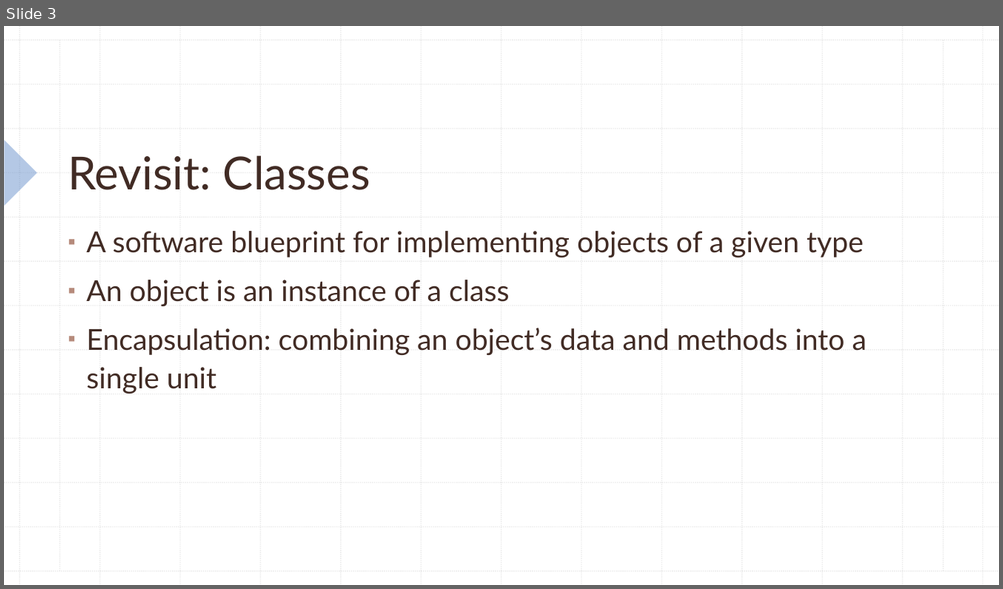
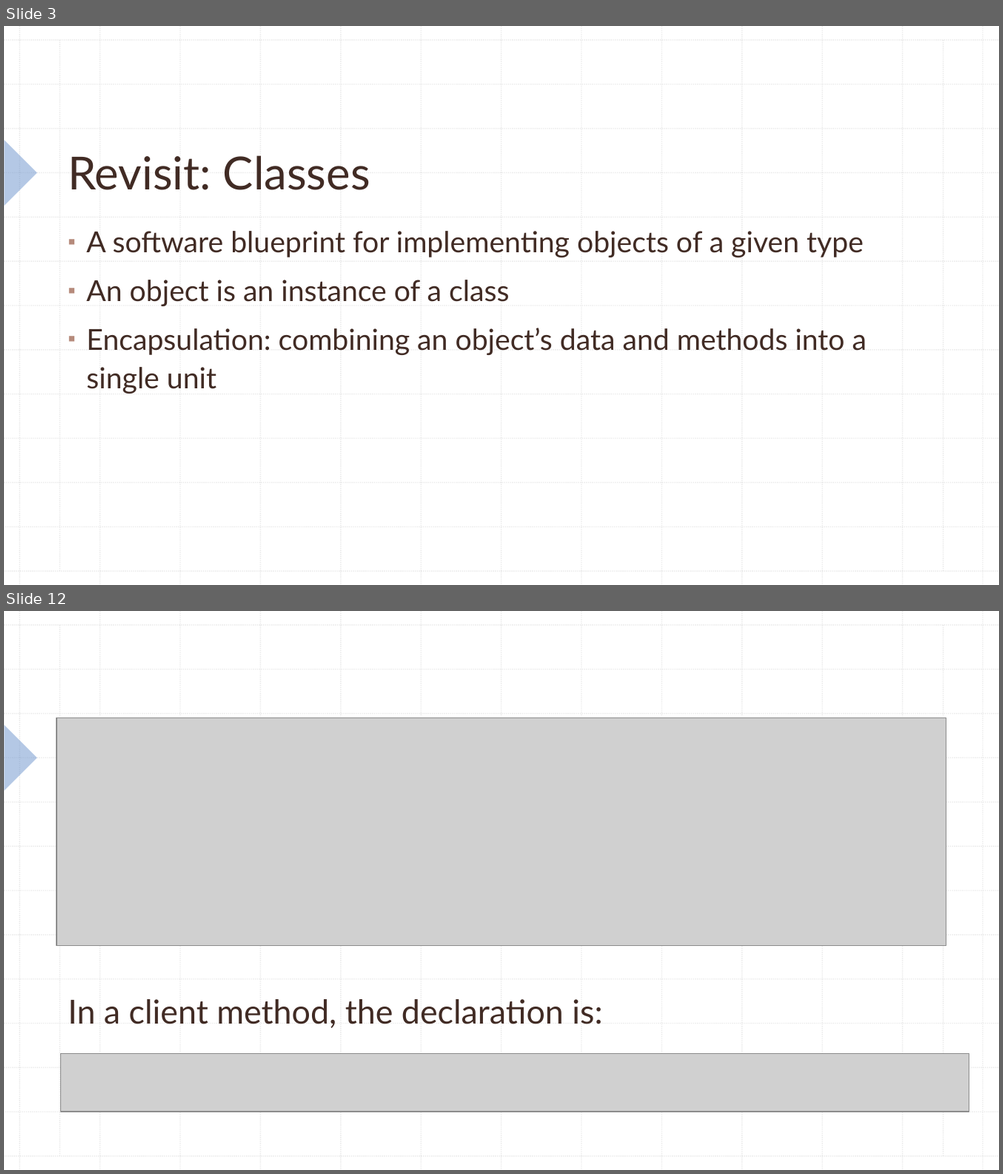
Before and after one commit to KarinaSang/Teaching, a slide deck: AP Java/Week3/Week3.pptx. Shown one above the other, each under a label of ours: slide 3 before the commit, slides 3 and 12 after it; the slides between them are not shown. The pictures are 1003x589 and 1003x1174 pixels, drawn with LibreOffice and Linux fonts; fonts in the diff are those of the drawing; grey boxes stand for pictures. Boxes give left, top, right and bottom in pixels: in the first picture for what was removed or moved away, otherwise in the second. Text is boxed around its words. In the diff, an @@ line names an element or a change of style, - is before the commit and + after.

```diff
--- a/AP Java/Week3/Week3.pptx
+++ b/AP Java/Week3/Week3.pptx
@@ slide 12 added at [4, 611, 999, 1170], background #FFFFFF; not listed: 29 template elements that a slide beside it also shows @@
@@ picture added at [57, 718, 945, 946] @@
@@ title added at [68, 999, 602, 1028], 32 pt, text #412B24 @@
+In a client method, the declaration is:
@@ picture added at [61, 1054, 969, 1113] @@
```
Also in this commit, not shown: 27 other slides added, 6 other files.
